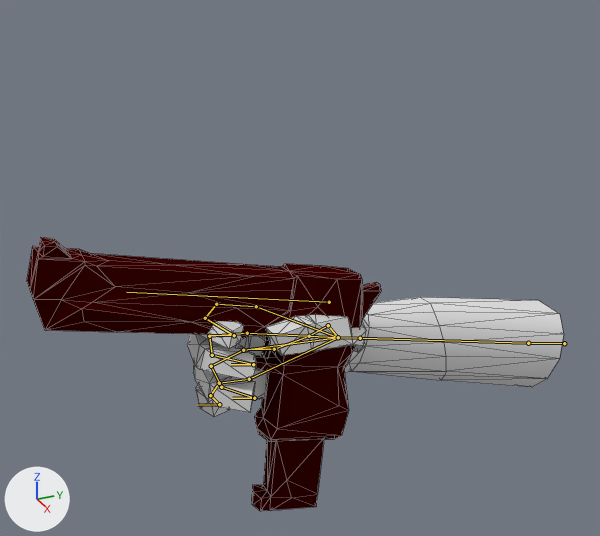
Before and after pictures for a commit that changed the Blender file Models/Raw/player_hand.blend.
Camera for both pictures: a 50 mm lens placed at (1.634, -0.927, 1.197), pointed at (0.027, -0.204, 0.393). Lighting does not change. The marker at lower left points along +X, +Y and +Z. Both versions are drawn at frame 3 of the action 'HoldingGunGoingAgainstWall'; the numbers are the values there. The bones that bend it are drawn over the model as lines. Mesh edges are drawn as thin lines.

In view in the first picture: 'Gun', 'pCube1'.
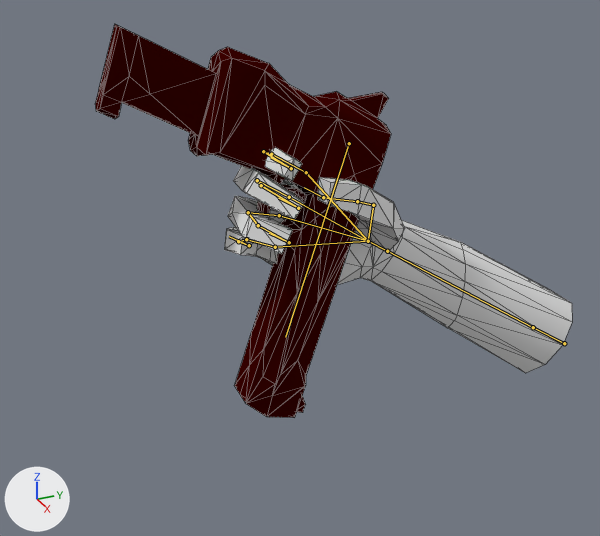
Where the change shows, as pixel boxes [x1, y1, x2, y2] in the pictures (600 x 536 px):
'Gun', posed (17% narrower, 44% taller): before [27, 237, 382, 511]; after [95, 24, 391, 418]
'pCube1', posed (8% narrower, 89% taller): before [187, 297, 564, 416]; after [224, 147, 572, 373]
bone 'root', root to tip: before (564, 343) to (528, 343); after (564, 343) to (533, 327)
bone 'gun', root to tip: before (329, 302) to (126, 292); after (349, 143) to (285, 337)

What the commit changed:
Bone 'root' (bone_root) turns from (-14, 0, 0) to (-33, 2, 3) degrees about its own x, y and z.
Bone 'gun' (bone_gun) moves from (0.0, -0.18, -0.161) to (-0.059, -0.252, -0.507).
Bone 'gun' (bone_gun) turns from (-14, 0, 0) to (-70, -178, 3) degrees about its own x, y and z.
